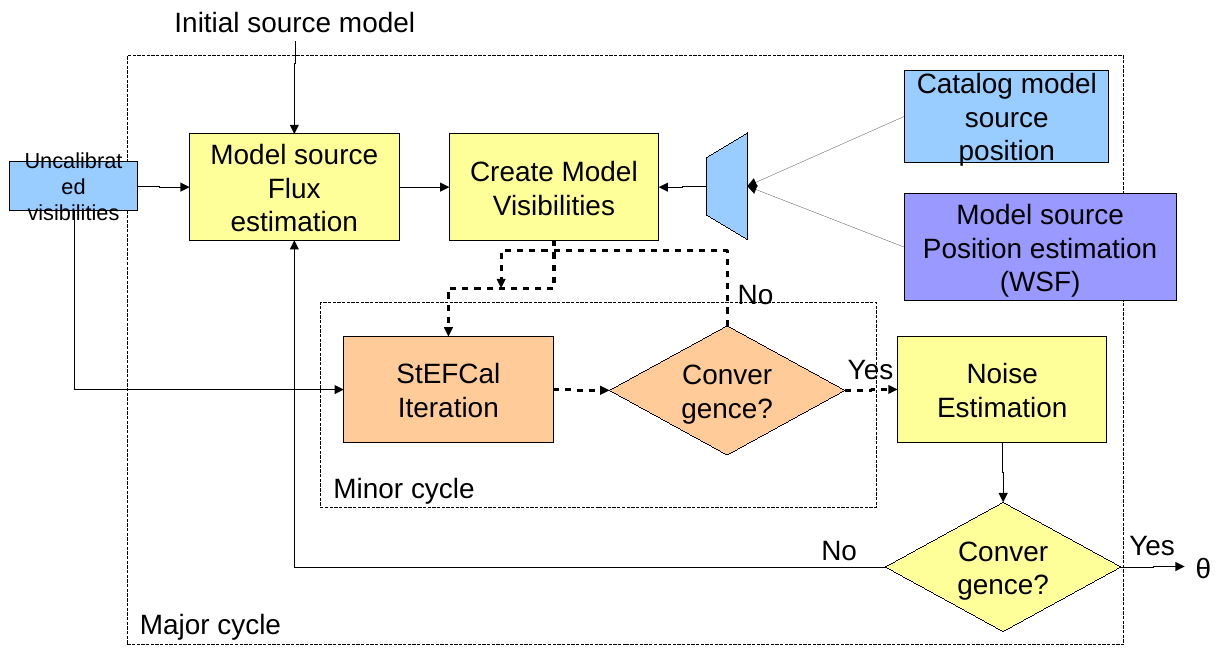
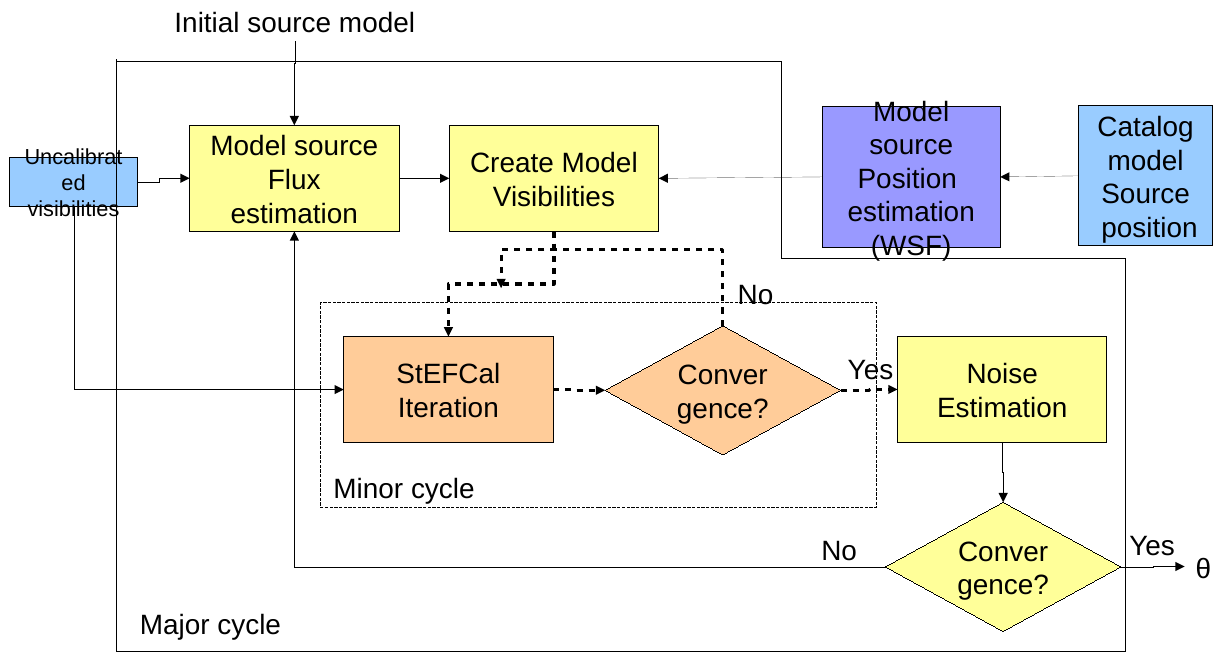
Before and after one commit to hsuyeep/AARTFAAC_track_cal, a slide deck: slide 1 of Figs/Src/Fig2_blkdiag.odp. Drawn at 1232x660 pixels with LibreOffice and Linux fonts; fonts in the diff are those of the drawing. Boxes give left, top, right and bottom in pixels: in the first picture for what was removed or moved away, otherwise in the second. Text is boxed around its words. In the diff, an @@ line names an element or a change of style, - is before the commit and + after.

```diff
--- a/Figs/Src/Fig2_blkdiag.odp
+++ b/Figs/Src/Fig2_blkdiag.odp
@@ freeform shape added at [117, 59, 1126, 652], outline #000000 0 pt @@
@@ rectangle removed at [127, 56, 1125, 645] @@
@@ elbow arrow moved from (295, 41) - (294, 134) to (295, 41) - (294, 125) @@
@@ rectangle "Model source": place and size @@
-rectangle "Model source" at [904, 195, 1176, 301]
+rectangle "Model source" at [823, 106, 1001, 248]
@@ rectangle "Catalog": place and size @@
-rectangle "Catalog" at [906, 70, 1110, 162]
+rectangle "Catalog" at [1079, 106, 1213, 246]
@@ text in rectangle at [1097, 115, 1197, 242]: text changed @@
-Catalog model
-source position
+Catalog
+model
+Source
+position
@@ freeform shape removed at [707, 133, 748, 239] @@
@@ rectangle "Uncalibrated": place and size @@
-rectangle "Uncalibrated" at [10, 162, 138, 211]
+rectangle "Uncalibrated" at [10, 158, 138, 207]
@@ 2 rectangles, 2 elbow arrows: place and size @@
-2 rectangles, 2 elbow arrows at [138, 134, 658, 240]
+2 rectangles, 2 elbow arrows at [138, 125, 658, 231]
@@ arrow moved from (906, 116) - (748, 187) to (823, 177) - (658, 179) @@
@@ text in rectangle at [848, 167, 975, 222]: text changed @@
-Position estimation
+Position
+estimation
@@ arrow added from (1079, 176) to (1001, 177), #000000 0 pt @@
@@ elbow arrow moved from (74, 211) - (344, 390) to (74, 207) - (344, 390) @@
@@ elbow arrow removed from (707, 187) to (658, 187) @@
@@ arrow removed from (904, 247) to (748, 187) @@
@@ elbow arrow moved from (885, 567) - (294, 240) to (885, 567) - (294, 231) @@
@@ elbow arrow moved from (555, 240) - (448, 337) to (555, 231) - (448, 337) @@
@@ elbow arrow moved from (728, 325) - (501, 288) to (723, 325) - (501, 288) @@
@@ diamond "Convergence?": place and size @@
-diamond "Convergence?" at [609, 325, 845, 455]
+diamond "Convergence?" at [605, 325, 841, 455]
@@ elbow arrow moved from (553, 390) - (609, 390) to (553, 390) - (605, 390) @@
@@ elbow arrow moved from (845, 390) - (898, 390) to (841, 390) - (898, 390) @@
```
Also in this commit, not shown: 5 other files.
